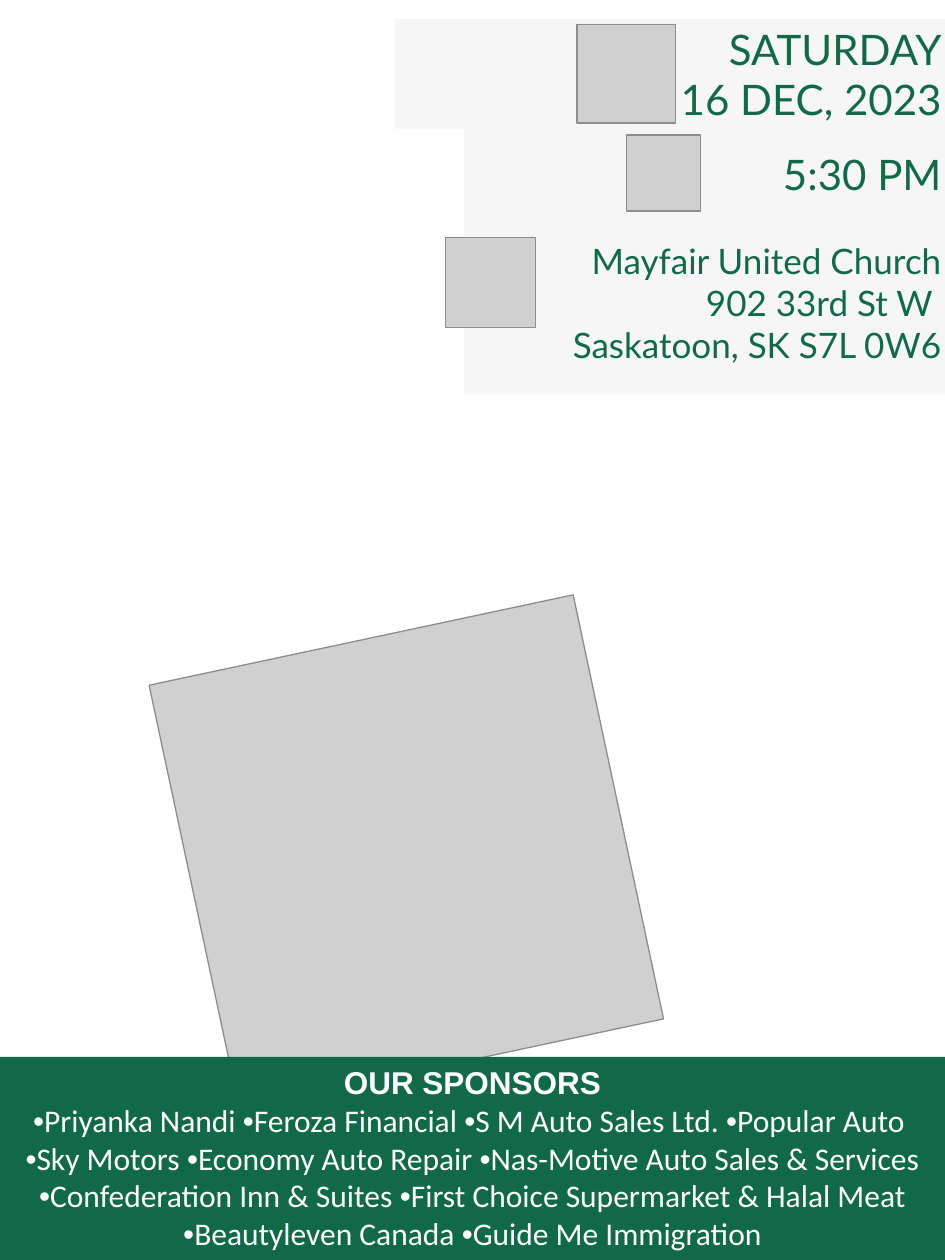
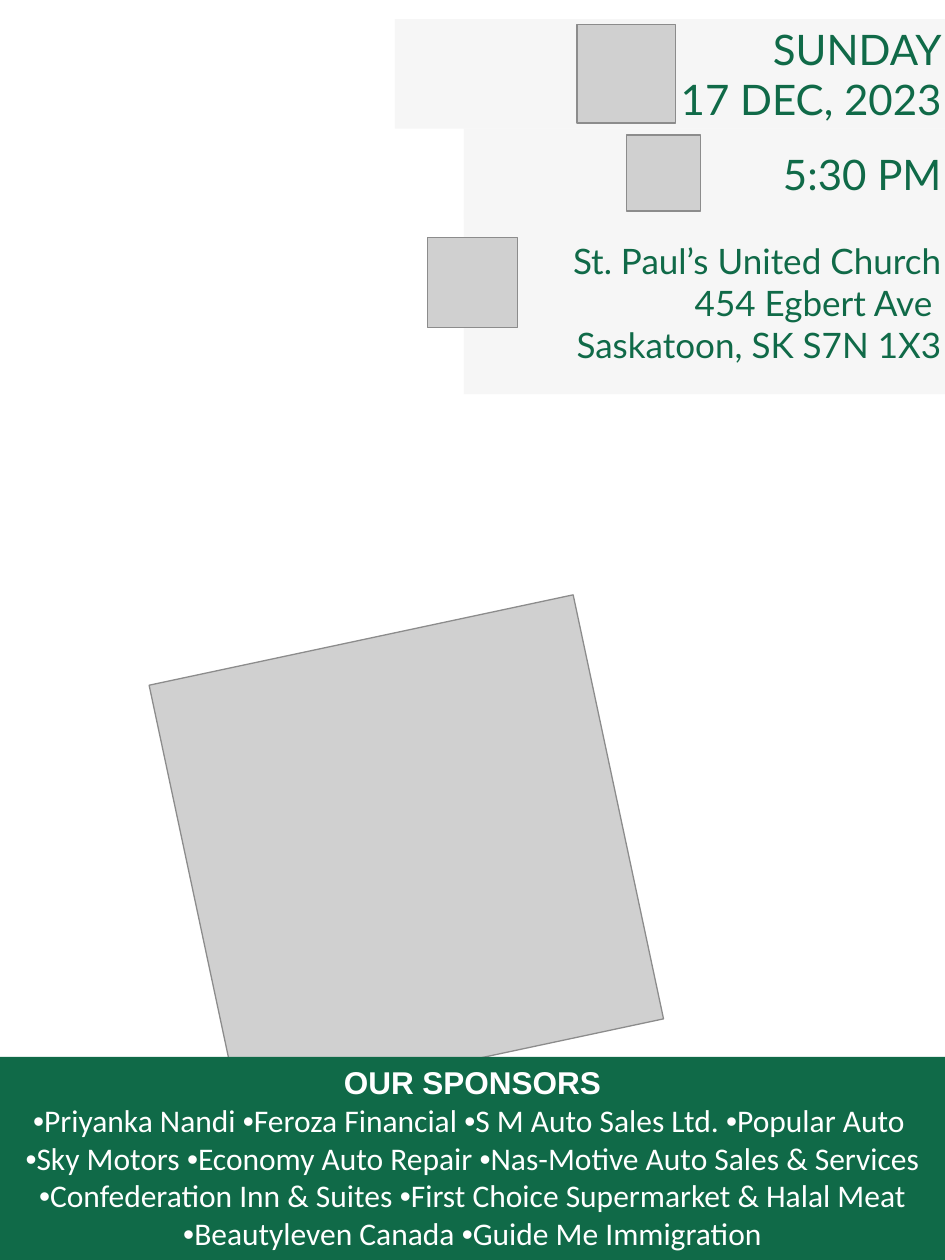
Before and after one commit to alimul-khan/BCAS_16_DEC, a slide deck: slide 5 of Poster.pptx (slide 3 before the commit). Drawn at 945x1260 pixels with LibreOffice and Linux fonts; fonts in the diff are those of the drawing; grey boxes stand for pictures; background and template pictures are left out. Boxes give left, top, right and bottom in pixels: in the first picture for what was removed or moved away, otherwise in the second. Text is boxed around its words. In the diff, an @@ line names an element or a change of style, - is before the commit and + after.

```diff
--- a/Poster.pptx
+++ b/Poster.pptx
@@ text in rounded rectangle at box(681, 34, 942, 121): text changed @@
-SATURDAY
-16 DEC, 2023
+SUNDAY
+17 DEC, 2023
@@ picture: place and size @@
-picture at box(446, 238, 536, 328)
+picture at box(427, 238, 517, 328)
@@ text in rounded rectangle at box(573, 247, 941, 363): text changed @@
-Mayfair United Church
-902 33rd St W
-Saskatoon, SK S7L 0W6
+St. Paul’s United Church
+454 Egbert Ave
+Saskatoon, SK S7N 1X3
```
Also in this commit, not shown: 1 other slide changed, 2 slides added, 7 other files.
